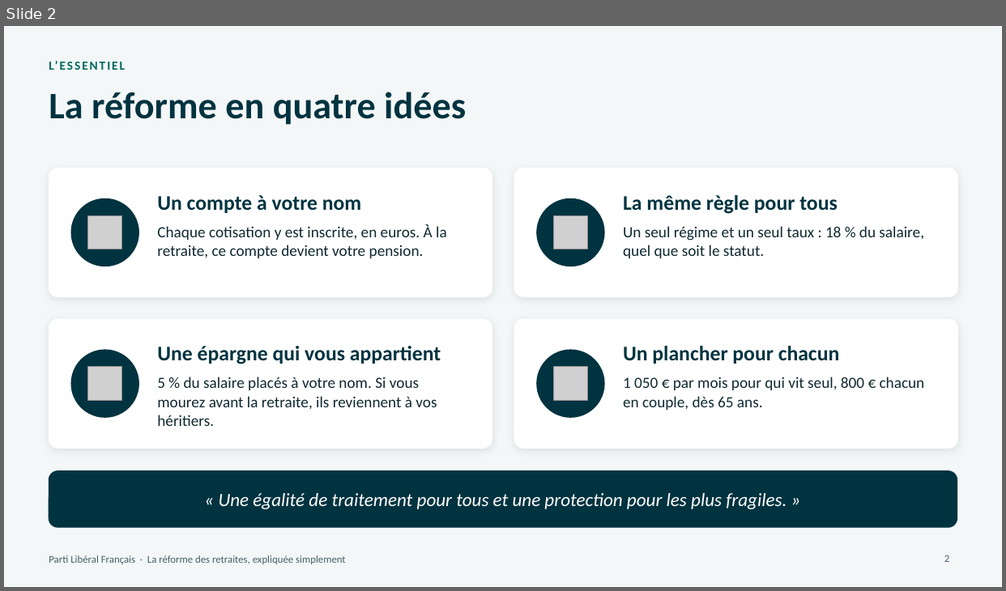
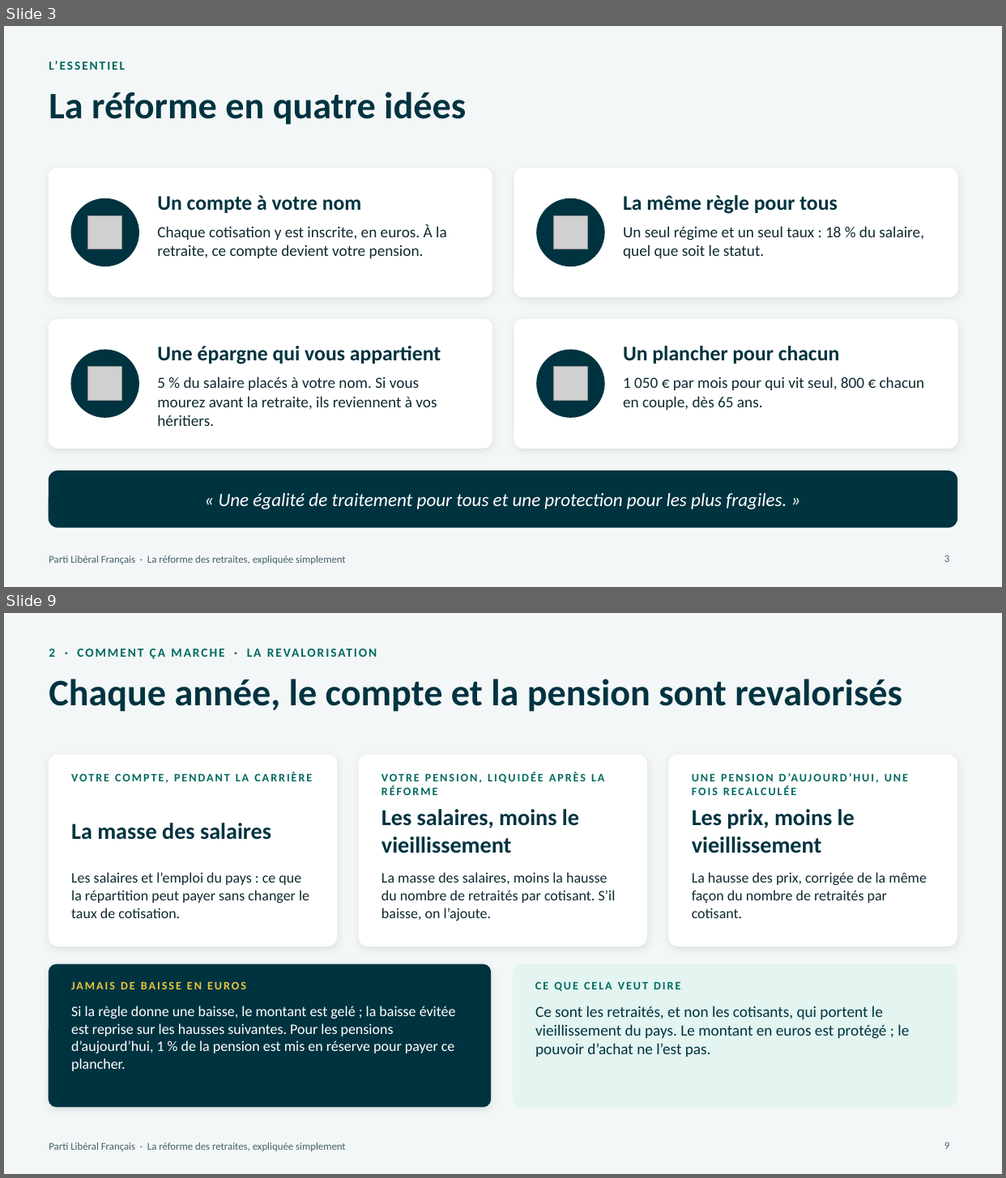
Before and after one commit to g-pliberal/retraitecomptenotionelle, a slide deck: docs/presentation_adherents_novembre_2026.pptx. Shown one above the other, each under a label of ours: slide 2 before the commit, slides 3 and 9 after it; the slides between them are not shown. The pictures are 1006x591 and 1006x1178 pixels, drawn with LibreOffice and Linux fonts; fonts in the diff are those of the drawing; grey boxes stand for pictures. Boxes give left, top, right and bottom in pixels: in the first picture for what was removed or moved away, otherwise in the second. Text is boxed around its words. In the diff, an @@ line names an element or a change of style, - is before the commit and + after.

```diff
--- a/docs/presentation_adherents_novembre_2026.pptx
+++ b/docs/presentation_adherents_novembre_2026.pptx
@@ slide 9 added at bbox=[4, 613, 1002, 1174], background #F4F7F7; not listed: 1 template element that a slide beside it also shows @@
@@ text added at bbox=[49, 649, 55, 657], 12 pt, text #00695F, bold @@
+2 · COMMENT ÇA MARCHE · LA REVALORISATION
@@ title added at bbox=[49, 679, 902, 712], 36 pt, text #003340, bold @@
+Chaque année, le compte et la pension sont revalorisés
@@ rounded rectangle added at bbox=[49, 756, 336, 946], fill #FFFFFF, outline #FFFFFF 1 pt @@
@@ rounded rectangle added at bbox=[359, 756, 646, 946], fill #FFFFFF, outline #FFFFFF 1 pt @@
@@ rounded rectangle added at bbox=[670, 756, 957, 946], fill #FFFFFF, outline #FFFFFF 1 pt @@
@@ text added at bbox=[71, 772, 312, 783], 11 pt, text #00695F, bold @@
+VOTRE COMPTE, PENDANT LA CARRIÈRE
@@ text added at bbox=[381, 772, 604, 795], 11 pt, text #00695F, bold @@
+VOTRE PENSION, LIQUIDÉE APRÈS LA RÉFORME
@@ text added at bbox=[692, 774, 796, 795], 11 pt, text #00695F, bold @@
+UNE PENSION D’AUJOURD’HUI, UNE FOIS RECALCULÉE
@@ text added at bbox=[71, 823, 271, 840], 22 pt, text #003340, bold @@
+La masse des salaires
@@ text added at bbox=[381, 809, 579, 854], 22 pt, text #003340, bold @@
+Les salaires, moins le vieillissement
@@ text added at bbox=[692, 809, 854, 854], 22 pt, text #003340, bold @@
+Les prix, moins le vieillissement
@@ text added at bbox=[71, 872, 309, 918], 14 pt, text #0F2930 @@
+Les salaires et l’emploi du pays : ce que la répartition peut payer sans changer le taux de cotisation.
@@ text added at bbox=[381, 872, 616, 921], 14 pt, text #0F2930 @@
+La masse des salaires, moins la hausse du nombre de retraités par cotisant. S’il baisse, on l’ajoute.
@@ text added at bbox=[692, 872, 927, 918], 14 pt, text #0F2930 @@
+La hausse des prix, corrigée de la même façon du nombre de retraités par cotisant.
@@ rounded rectangle added at bbox=[49, 965, 491, 1107], fill #003340, outline #003340 1 pt @@
@@ rounded rectangle added at bbox=[513, 965, 957, 1107], fill #E3F4F1, outline #E3F4F1 1 pt @@
@@ text added at bbox=[71, 982, 246, 990], 11 pt, text #E9C53D, bold @@
+JAMAIS DE BAISSE EN EUROS
@@ text added at bbox=[535, 982, 680, 991], 11 pt, text #00695F, bold @@
+CE QUE CELA VEUT DIRE
@@ text added at bbox=[71, 1006, 456, 1071], 14 pt, text #FFFFFF @@
+Si la règle donne une baisse, le montant est gelé ; la baisse évitée est reprise sur les hausses suivantes. Pour les pensions d’aujourd’hui, 1 % de la pension est mis en réserve pour payer ce plancher.
@@ text added at bbox=[535, 1006, 909, 1057], 15 pt, text #003340 @@
+Ce sont les retraités, et non les cotisants, qui portent le vieillissement du pays. Le montant en euros est protégé ; le pouvoir d’achat ne l’est pas.
@@ page number added at bbox=[944, 1142, 949, 1149], 10 pt, text #44606A @@
+9
@@ what was slide 2 is now slide 3 @@
@@ page number at bbox=[944, 555, 949, 562]: text changed @@
-2
+3
```
Also in this commit, not shown: 18 slides changed, 9 other slides added, 2 other files.
